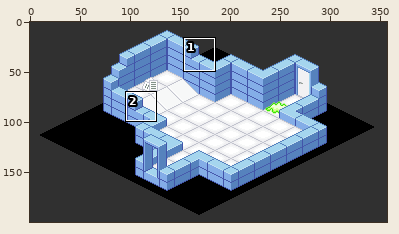
Sprite sheet, stored at trunk/images/levelshots/1-3.png. Above, an overview of the earlier version with the close-up marked.
Close-up. Old version:
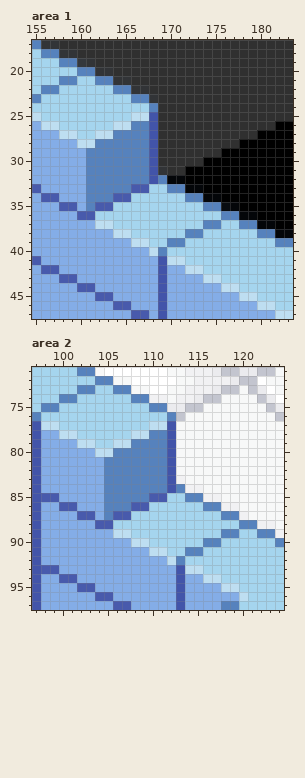
The file is 357x200 pixels. Colours within 5 levels of each other are drawn and written as one. Shown: area 1: x 155..183, y 17..47; area 2: x 97..124, y 71..97.
And afterwards:
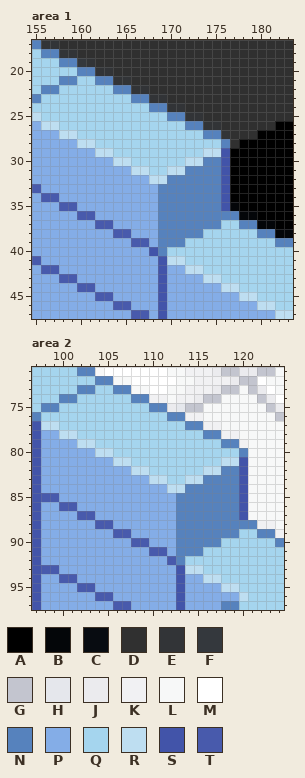
Palette (. is transparent): A #000000  B #040609  C #080c11  D #303030  E #323437  F #34383d  G #c3c5cf  H #e5e7ec  J #ebebee  K #f1f1f3  L #f7f8f8  M #ffffff  N #5682bd  P #84ade7  Q #a5d5ee  R #bedef1  S #4254a9  T #485aac
The exact change:
Changed rows in their new state; - is an unchanged pixel.
Area 1:
first column x 161:
23 --------E-------
24 --------NEE-----
25 -----QQQQNNEE---
26 ---QQQQQQQQNNEE-
27 -QQQQQQQQQQQQNNE
28 -QQQQQQQQQQQQQQN
29 PRRQQQQQQQQQQRRS
30 PPPRRQQQQQQRRNNS
31 PPPPPRRQQRRNNNNS
32 PPPPPPPRRNNNNNNS
33 PPPPPPPPN--NNNNS
34 PPPPPPPPNNN--NNS
35 PPPPPPPPNNNNN--S
36 -PPPPPPPNNNNNNN-
37 -TTPPPPPNNNNN---
38 ---TTPPPNNN-----
39 -----TTPN-------
40 -------S--------
Area 2:
first column x 105:
75 --------H-------
76 --------NKK-----
77 -----QQQQNNKK---
78 ---QQQQQQQQNNKK-
79 -QQQQQQQQQQQQNNK
80 -QQQQQQQQQQQQQQN
81 PRRQQQQQQQQQQRRS
82 PPPRRQQQQQQRRNNS
83 PPPPPRRQQRRNNNNS
84 PPPPPPPRRNNNNNNS
85 PPPPPPPPN--NNNNS
86 PPPPPPPPNNN--NNS
87 PPPPPPPPNNNNN--S
88 -PPPPPPPNNNNNNN-
89 -TTPPPPPNNNNN---
90 ---TTPPPNNN-----
91 -----TTPN-------
92 -------T--------
Changed places in both close-ups, as pixel boxes (x1, y1, x2, y2):
changed: (86, 94, 230, 256)
changed: (104, 403, 248, 565)
